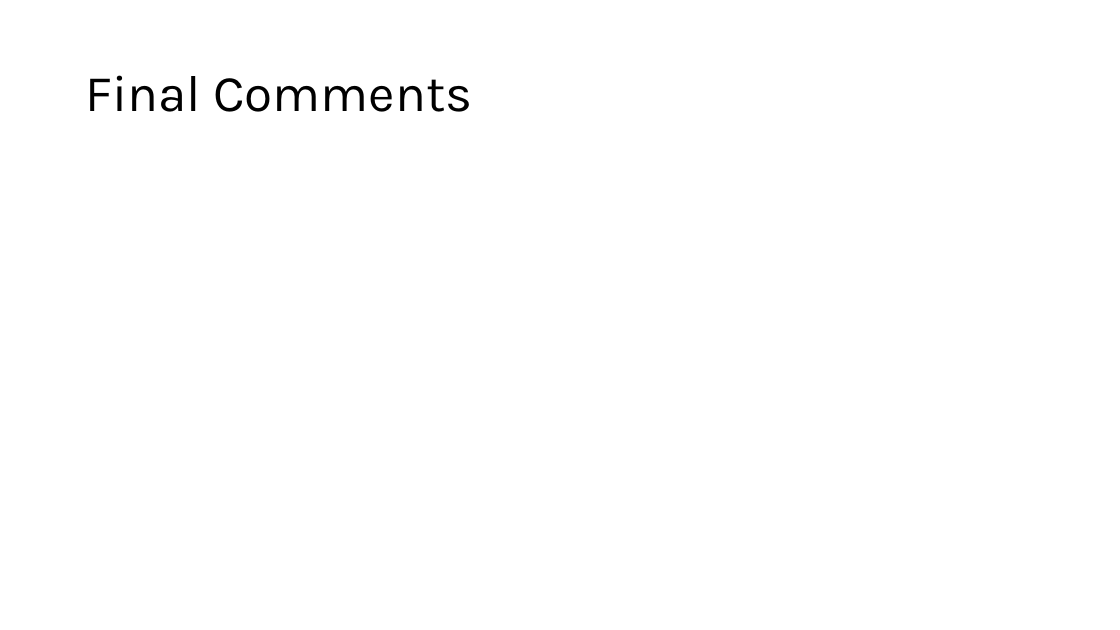
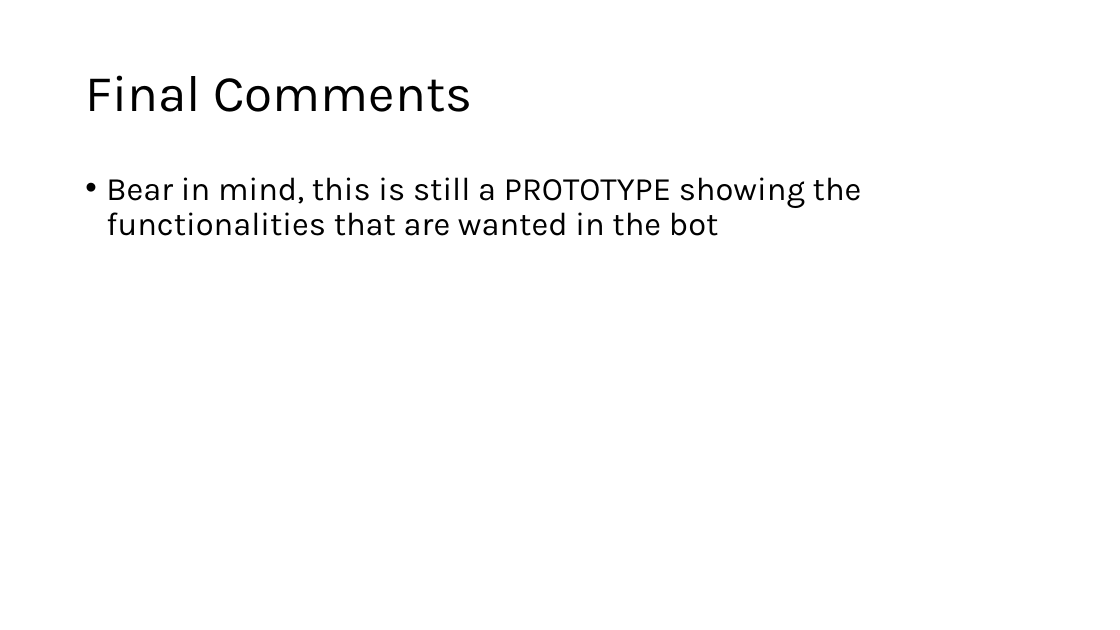
Before and after one commit to Hotanya/ContosoBot, a slide deck: slide 8 of MSA Assessment Deck.pptx (slide 10 before the commit). Drawn at 1120x630 pixels with LibreOffice and Linux fonts; fonts in the diff are those of the drawing; background and template pictures are left out. Boxes give left, top, right and bottom in pixels: in the first picture for what was removed or moved away, otherwise in the second. Text is boxed around its words. In the diff, an @@ line names an element or a change of style, - is before the commit and + after.

Commit message:
Finished presentation ppt

```diff
--- a/MSA Assessment Deck.pptx
+++ b/MSA Assessment Deck.pptx
@@ text added at (106,177,862,236), 28 pt, text #000000 @@
+• Bear in mind, this is still a PROTOTYPE showing the functionalities that are wanted in the bot
```
Also in this commit, not shown: 6 other slides changed, 2 slides added, 3 slides removed, 1 other file.
